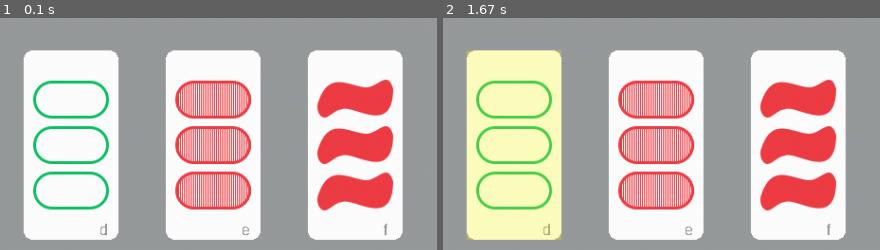
Above: before the commit, frames 1-2 (left to right).
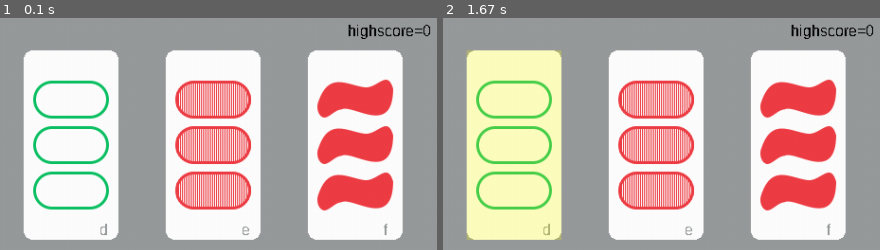
Above: after the commit, the same moments.

Repository: Remon1123/pygame
Game: pygame game, started from main.py
Same seed, same stepped clock (60 frames per second), same inputs: the game is played once before the commit and once after it.
Inputs:
- Up to frame 1 (0.1 s): no input
- Up to frame 2 (1.67 s): hold D 0.33-0.8 s; hold D 0.83-1.3 s; tap C at 0.98 s; hold A from 1.33 s (still down); tap E at 1.48 s
The pictures show only the part of the screen within x 50-100%, y 0-50%; the shares and areas given below are measured in that part.

The runs differ from the first frame. In frame 1, 0.4% of the frame differs, in the area x 79-99%, y 2-10%; in frame 2, 0.4%.

Commit message:
Version 3
-Made sure the gameboard updates every time so that if you blit a thing once to it, it does not stick to it.

-Made sure the Get_Sets() function still works when there are less then 12 cards on the table

-Fixed the Set_Try function so it now works when there are no cards left in the cards list

-Made sure the NoSetsTextTime now works as intended

-Added a game over function, which can restart the game.

-Added highscores

Diff:
--- a/main.py
+++ b/main.py
@@ -10,9 +10,8 @@
 score=0
 GameOver=False
 inputdelay=0
-
-gameboard = pygame.Surface((950,550))
-gameboard.fill(pygame.Color(152, 155, 156))
+NoSetsTextTime=0
+highscore = 0
 
 #setting the standard font
 Font=pygame.font.SysFont('Arial',16)
@@ -31,13 +30,13 @@
 
 #initializing all the cards
 Cards=[]
-def InitializeTable():
+def InitializeCards():
     for i in range(3):
         for j in range (3):
             for k in range(3):
                 for l in range(3):
                     Cards.append([i,j,k,l,"pygame"+"\\"+"kaarten"+"\\"+color[l]+shape[k]+fill[j]+amount[i]+".gif"])
-InitializeTable()
+InitializeCards()
 
 #getcard() retrieves a random card that hasnt been used yet
 def getcard():
@@ -75,9 +74,9 @@
 #Getting all the sets
 All_Sets=[]
 def Get_Sets():
-    for Kaart1 in range (10):
-        for Kaart2 in range(Kaart1+1,11):
-            for Kaart3 in range(Kaart2+1,12):
+    for Kaart1 in range (len(Table_Cards)-2):
+        for Kaart2 in range(Kaart1+1,len(Table_Cards)-1):
+            for Kaart3 in range(Kaart2+1,len(Table_Cards)):
                 if Set_Check(Kaart1,Kaart2,Kaart3):
                     All_Sets.append([Kaart1,Kaart2,Kaart3])
 Get_Sets()
@@ -94,8 +93,8 @@
             Table_Cards[c]=getcard()
         else:
             Table_Cards.pop(a)
-            Table_Cards.pop(b)
-            Table_Cards.pop(c)
+            Table_Cards.pop(b-1)
+            Table_Cards.pop(c-2)
         All_Sets.clear()
         Get_Sets()
         return s+1
@@ -107,6 +106,10 @@
 
 #Main game loop
 while True:
+    gameboard = pygame.Surface((950,550))
+    gameboard.fill(pygame.Color(152, 155, 156))
+
+
     #Checking if the program is closed or not
     for event in pygame.event.get():
         if event.type==pygame.QUIT:
@@ -135,10 +138,10 @@
     if inputkeys[pygame.K_BACKSPACE]:
         SET_SelectorList=[]
 
-    NoSetsTextTime=0
+
     if len(All_Sets)==0:
         if len(Cards)>0:
-            if NoSetsTextTime>0:
+            if NoSetsTextTime==0:
                 NoSetsTextTime=60
         else:
             GameOver=True
@@ -148,9 +151,23 @@
         gameboard.blit(NoSets,(475-NoSets.get_width()//2,25-NoSets.get_height()//2))
         NoSetsTextTime-=1
         if NoSetsTextTime==0:
-            Table_Cards[random.randint(0,3)]=getcard()
-            Table_Cards[random.randint(4,7)]=getcard()
-            Table_Cards[random.randint(8,11)]=getcard()
+            for i in range (0,12,4):
+                a=random.randint(0+i,3+i)
+                print(a)
+                print(Table_Cards[a])
+                Table_Cards[a]=getcard()
+                print(Table_Cards[a])
+            Get_Sets()
+
+    if GameOver:
+        GameOverText = Font.render("Game Over! Press the Spacebar to play again.",False,(0,0,0))
+        gameboard.blit(GameOverText,(475-GameOverText.get_width()//2,25-GameOverText.get_height()//2))
+        if inputkeys[pygame.K_SPACE]:
+            GameOver=False
+            Table_Cards=[]
+            InitializeCards()
+            InitializeTable()
+            score=0
 
     #adding the cards to the screen
     for i in range(len(Table_Cards)):
@@ -164,6 +181,11 @@
 
     scoretext=Font.render("score="+str(score),False,(0,0,0))
     screen.blit(scoretext,(20,20))
+    if score>highscore:
+        highscore=score
+    highscoretext=Font.render("highscore="+str(highscore),False,(0,0,0))
+    screen.blit(highscoretext,(930-highscoretext.get_width(),20))
+
 
     for i in SET_SelectorList:
         temporary_surface = pygame.Surface((100,200))
